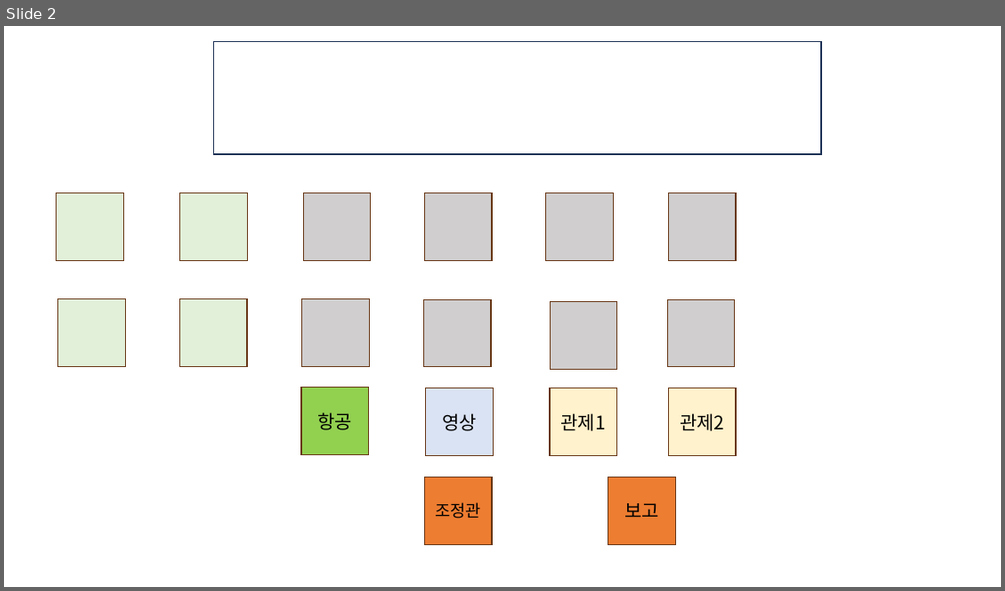
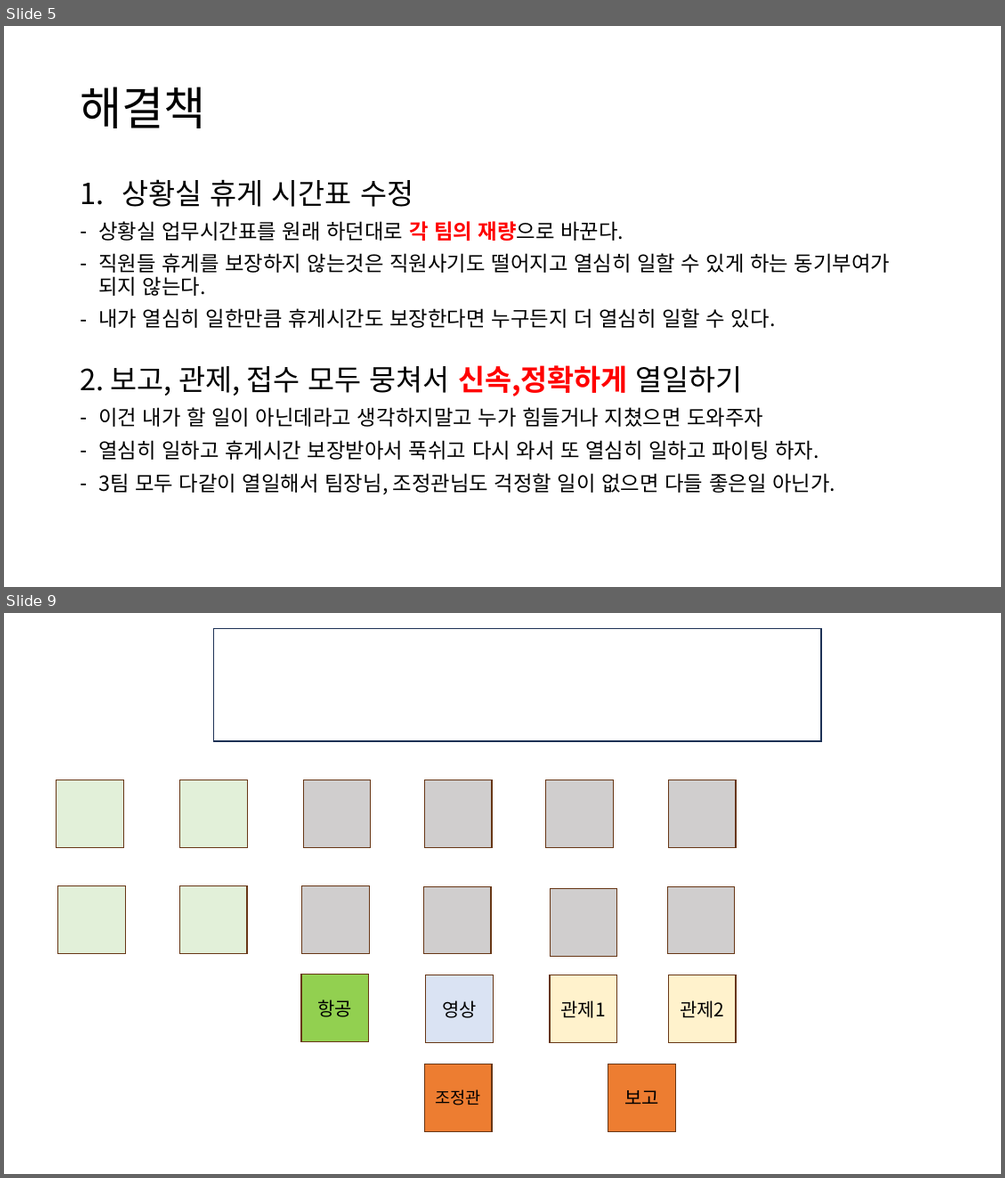
Before and after one commit to Chunopark/fire1, a slide deck: 3팀 상황실 전술.pptx. Shown one above the other, each under a label of ours: slide 2 before the commit, slides 5 and 9 after it; the slides between them are not shown. The pictures are 1005x591 and 1005x1178 pixels, drawn with LibreOffice and Linux fonts; fonts in the diff are those of the drawing. Boxes give left, top, right and bottom in pixels: in the first picture for what was removed or moved away, otherwise in the second. Text is boxed around its words. In the diff, an @@ line names an element or a change of style, - is before the commit and + after.

```diff
--- a/3팀 상황실 전술.pptx
+++ b/3팀 상황실 전술.pptx
@@ slide 5 added at (4,26,1001,587), background #FFFFFF @@
@@ title added at (80,87,206,128), 44 pt, text #000000 @@
+해결책
@@ text added at (98,179,890,328), 20 pt, text #000000 @@
+1. 상황실 휴게 시간표 수정
+– 상황실 업무시간표를 원래 하던대로 각 팀의 재량으로 바꾼다.
+– 직원들 휴게를 보장하지 않는것은 직원사기도 떨어지고 열심히 일할 수 있게 하는 동기부여가 되지 않는다.
+– 내가 열심히 일한만큼 휴게시간도 보장한다면 누구든지 더 열심히 일할 수 있다.
@@ text added at (80,365,835,494), 20 pt, text #000000 @@
+2. 보고, 관제, 접수 모두 뭉쳐서 신속,정확하게 열일하기
+– 이건 내가 할 일이 아닌데라고 생각하지말고 누가 힘들거나 지쳤으면 도와주자
+– 열심히 일하고 휴게시간 보장받아서 푹쉬고 다시 와서 또 열심히 일하고 파이팅 하자.
+– 3팀 모두 다같이 열일해서 팀장님, 조정관님도 걱정할 일이 없으면 다들 좋은일 아닌가.
@@ what was slide 2 is now slide 9 @@
```
Also in this commit, not shown: 9 other slides added, 1 slide removed.
